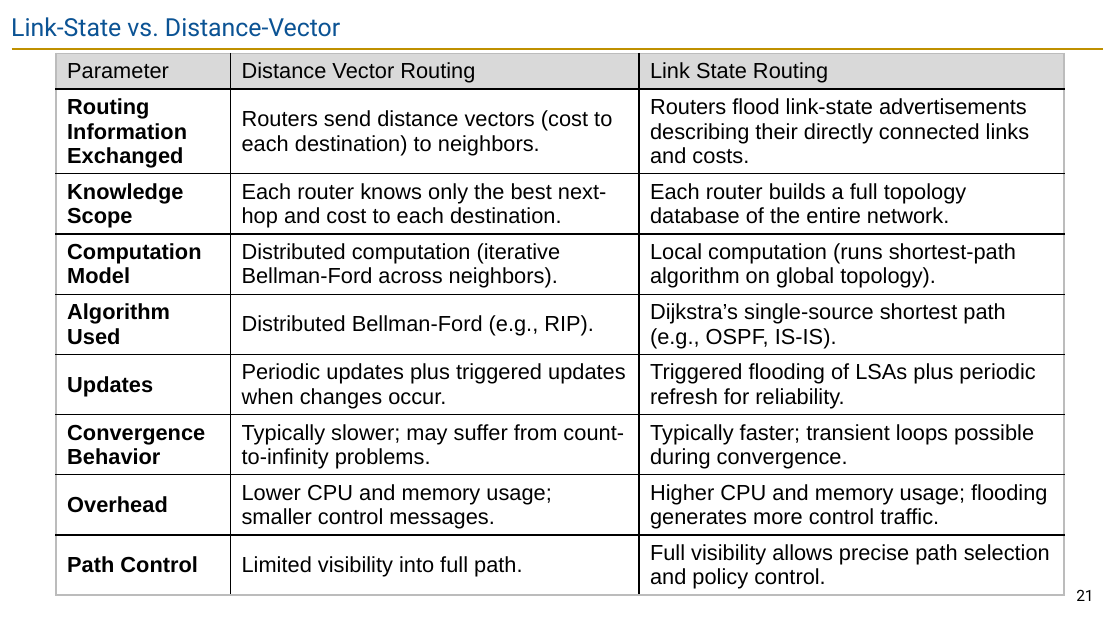
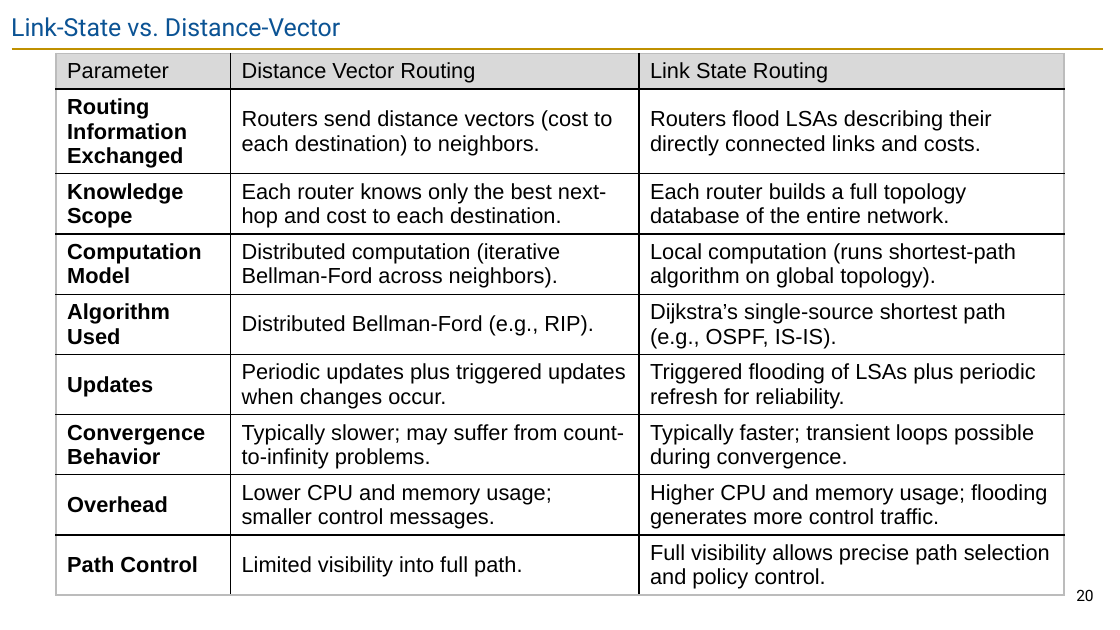
Before and after one commit to guhofstra/CSC175Sp26, a slide deck: slide 20 of PPTs/Lecture 5.3 - Link-State.pptx (slide 21 before the commit). Drawn at 1120x630 pixels with LibreOffice and Linux fonts; fonts in the diff are those of the drawing. Boxes give left, top, right and bottom in pixels: in the first picture for what was removed or moved away, otherwise in the second. Text is boxed around its words. In the diff, an @@ line names an element or a change of style, - is before the commit and + after.

```diff
--- a/PPTs/Lecture 5.3 - Link-State.pptx
+++ b/PPTs/Lecture 5.3 - Link-State.pptx
@@ table at [56, 54, 1065, 625] @@
-row 2, column 3: Routers flood link-state advertisements describing their directly connected links and costs.
+row 2, column 3: Routers flood LSAs describing their directly connected links and costs.
@@ page number at [1076, 589, 1093, 601]: text changed @@
-21
+20
```
Also in this commit, not shown: 5 other slides changed, 1 slide removed, 8 other files.
